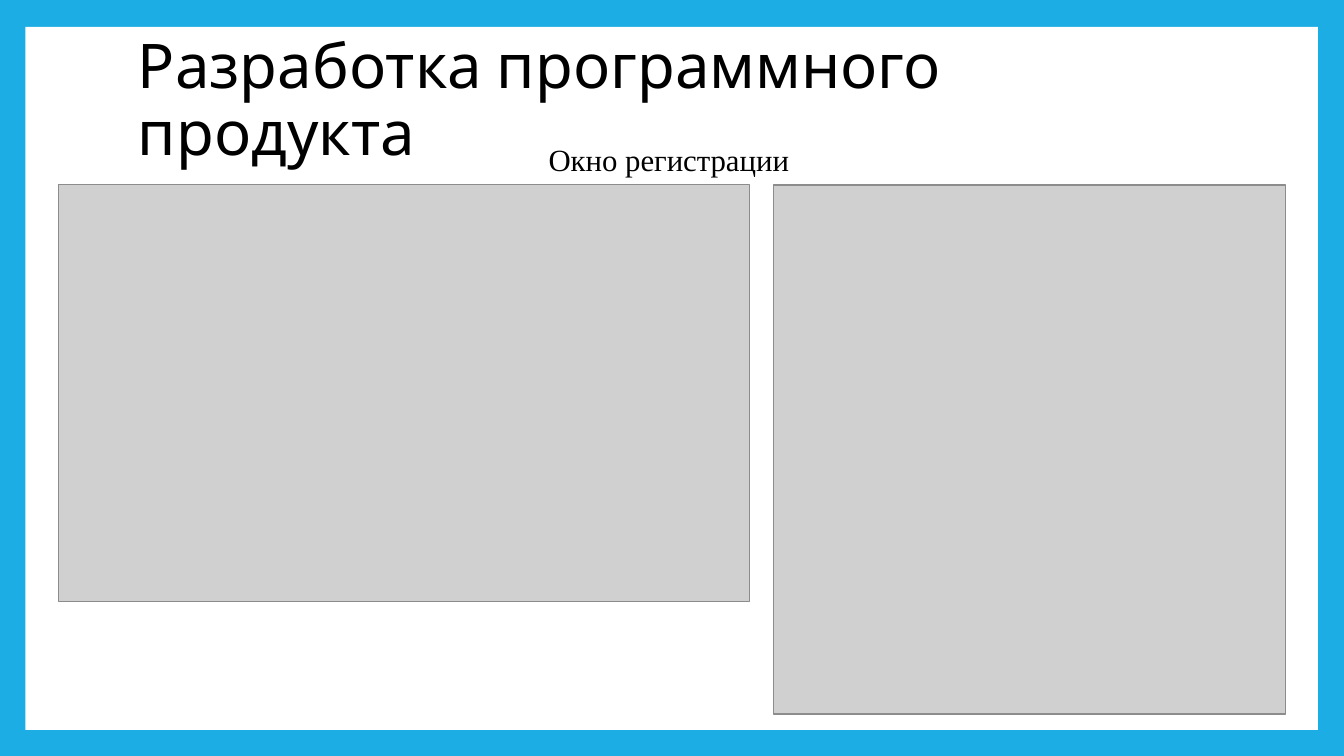
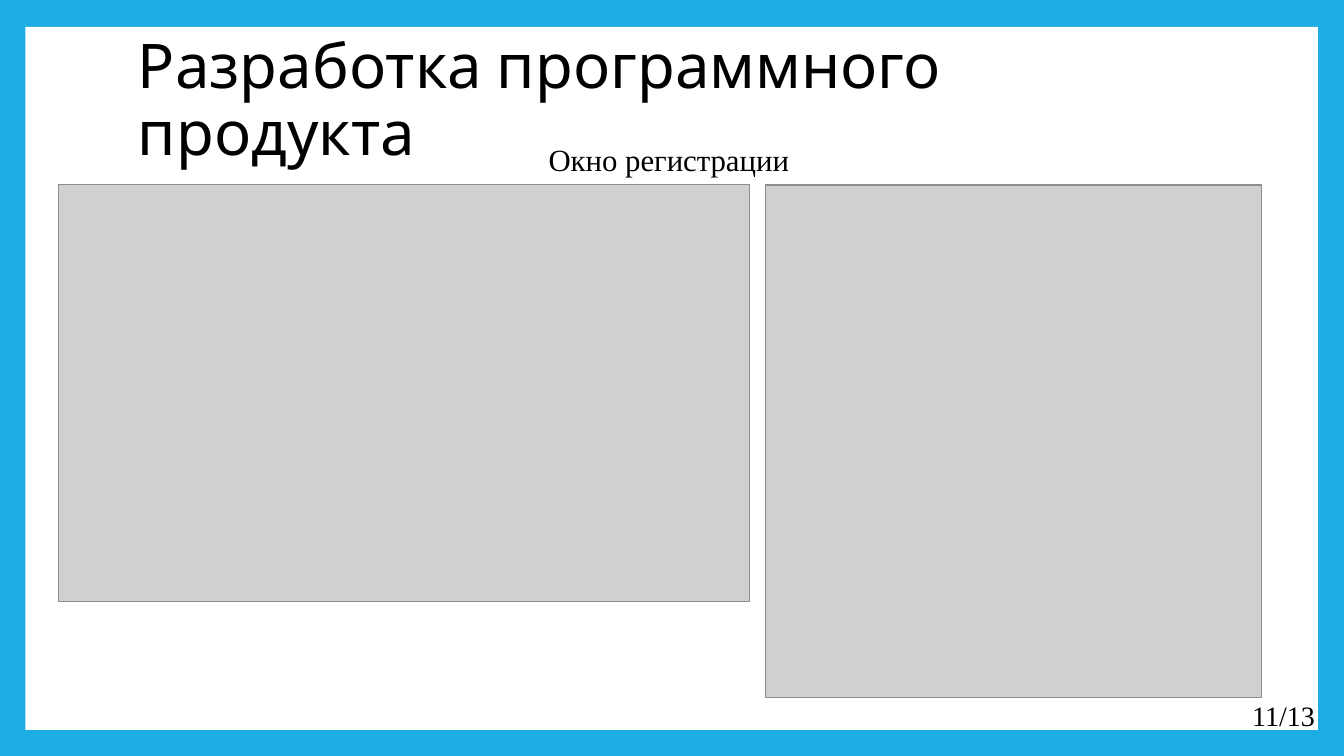
Before and after one commit to fallan-git/Veterinary, a slide deck: slide 11 of Dop_info/Чиин - курсовая.pptx. Drawn at 1344x756 pixels with LibreOffice and Linux fonts; fonts in the diff are those of the drawing; grey boxes stand for pictures. Boxes give left, top, right and bottom in pixels: in the first picture for what was removed or moved away, otherwise in the second. Text is boxed around its words. In the diff, an @@ line names an element or a change of style, - is before the commit and + after.

```diff
--- a/Dop_info/Чиин - курсовая.pptx
+++ b/Dop_info/Чиин - курсовая.pptx
@@ picture: place and size @@
-picture at (773,186,1287,715)
+picture at (765,186,1261,698)
@@ text added at (1252,707,1315,731), 20 pt, text #000000 @@
+11/13
```
Also in this commit, not shown: 11 other slides changed.
